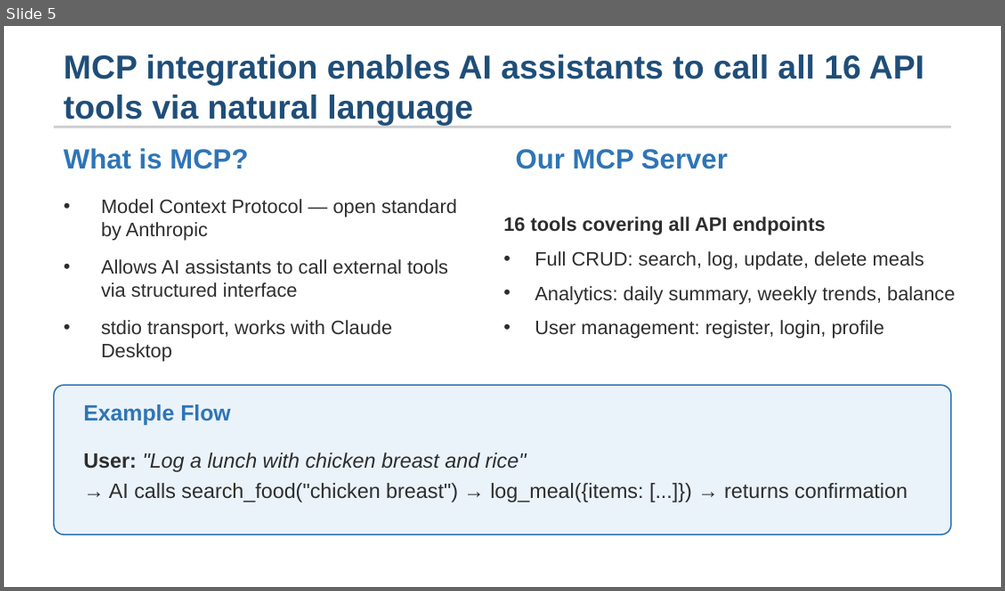
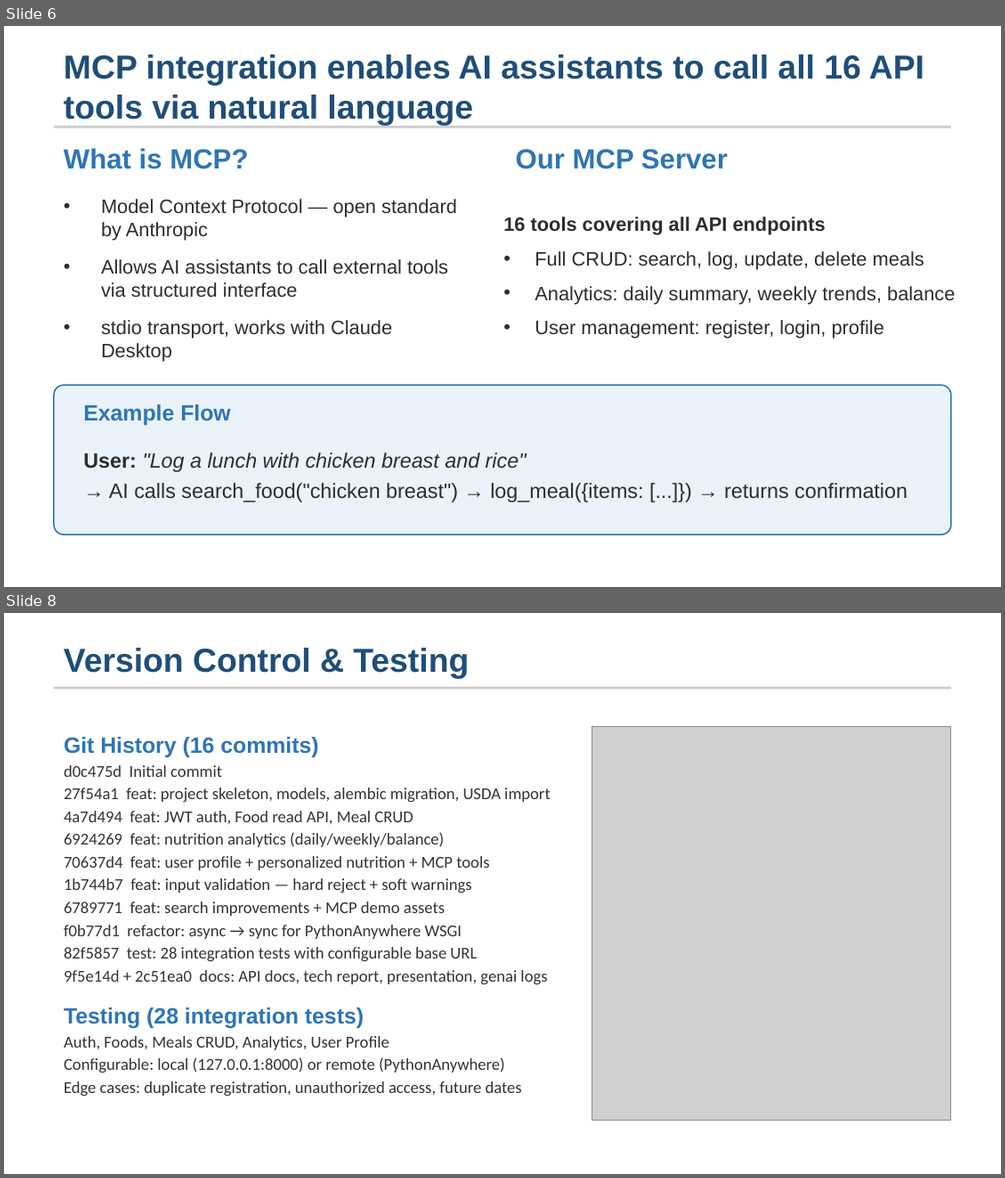
Before and after one commit to lcx-0504/Web-Service-and-Data-CW1, a slide deck: docs/presentation.pptx. Shown one above the other, each under a label of ours: slide 5 before the commit, slides 6 and 8 after it; the slides between them are not shown. The pictures are 1005x591 and 1005x1178 pixels, drawn with LibreOffice and Linux fonts; fonts in the diff are those of the drawing; grey boxes stand for pictures. Boxes give left, top, right and bottom in pixels: in the first picture for what was removed or moved away, otherwise in the second. Text is boxed around its words. In the diff, an @@ line names an element or a change of style, - is before the commit and + after.

Commit message:
docs: finalize all deliverables — add ER diagram, test results, fix inconsistencies
- Add Links section to technical report (13 items covering all deliverables)
- Add ER diagram (Navicat) with N:N relationship annotations
- Add Testing Strategy, Data Source, and References sections to report
- Add test-results.txt (28 passed against PythonAnywhere)
- Add VCS + Deliverables slides to presentation (now 11 slides)
- Fix README: tool count 15→16, bcrypt version 4.0.1→4.2.1
- Fix .env.example: aiosqlite→sqlite driver
- Fix pyproject.toml: remove stale async dependencies
- Add GET / root endpoint and curl example to API docs
- Add ~$* to .gitignore for Office temp files
- Remove presentation.md (replaced by PPTX)

```diff
--- a/docs/presentation.pptx
+++ b/docs/presentation.pptx
@@ slide 8 added at bbox=[4, 613, 1001, 1174], background #FFFFFF @@
@@ text added at bbox=[64, 648, 469, 678], 24 pt, text #1F4E79, bold @@
+Version Control & Testing
@@ rectangle added at bbox=[54, 687, 951, 690], fill #CCCCCC @@
@@ text added at bbox=[64, 737, 550, 1095], 12 pt, text #333333 @@
+Git History (16 commits)
+d0c475d Initial commit
+27f54a1 feat: project skeleton, models, alembic migration, USDA import
+4a7d494 feat: JWT auth, Food read API, Meal CRUD
+6924269 feat: nutrition analytics (daily/weekly/balance)
+70637d4 feat: user profile + personalized nutrition + MCP tools
+1b744b7 feat: input validation — hard reject + soft warnings
+6789771 feat: search improvements + MCP demo assets
+f0b77d1 refactor: async → sync for PythonAnywhere WSGI
+82f5857 test: 28 integration tests with configurable base URL
+9f5e14d + 2c51ea0 docs: API docs, tech report, presentation, genai logs
+Testing (28 integration tests)
+Auth, Foods, Meals CRUD, Analytics, User Profile
+Configurable: local (127.0.0.1:8000) or remote (PythonAnywhere)
+Edge cases: duplicate registration, unauthorized access, future dates
@@ picture added at bbox=[592, 727, 951, 1120] @@
@@ what was slide 5 is now slide 6 @@
```
Also in this commit, not shown: 2 slides changed, 2 other slides added, 12 other files.
